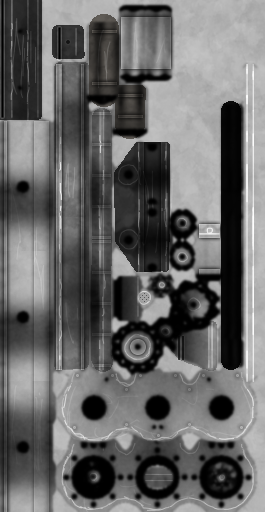
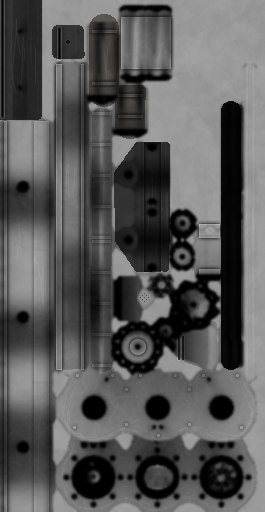
Comparing the layer stacks of the two 265×512 images. Changes:
"h2": opacity 100% → 10% over (x1=10, y1=23, x2=254, y2=510)
"h1": opacity 100% → 10% over (x1=11, y1=0, x2=254, y2=511)
"wear": opacity 25% → 10% over (x1=0, y1=0, x2=265, y2=512)
"Layer 2": opacity 25% → 10% over (x1=8, y1=18, x2=254, y2=512)
painted on "Background" over (x1=0, y1=0, x2=265, y2=512)
